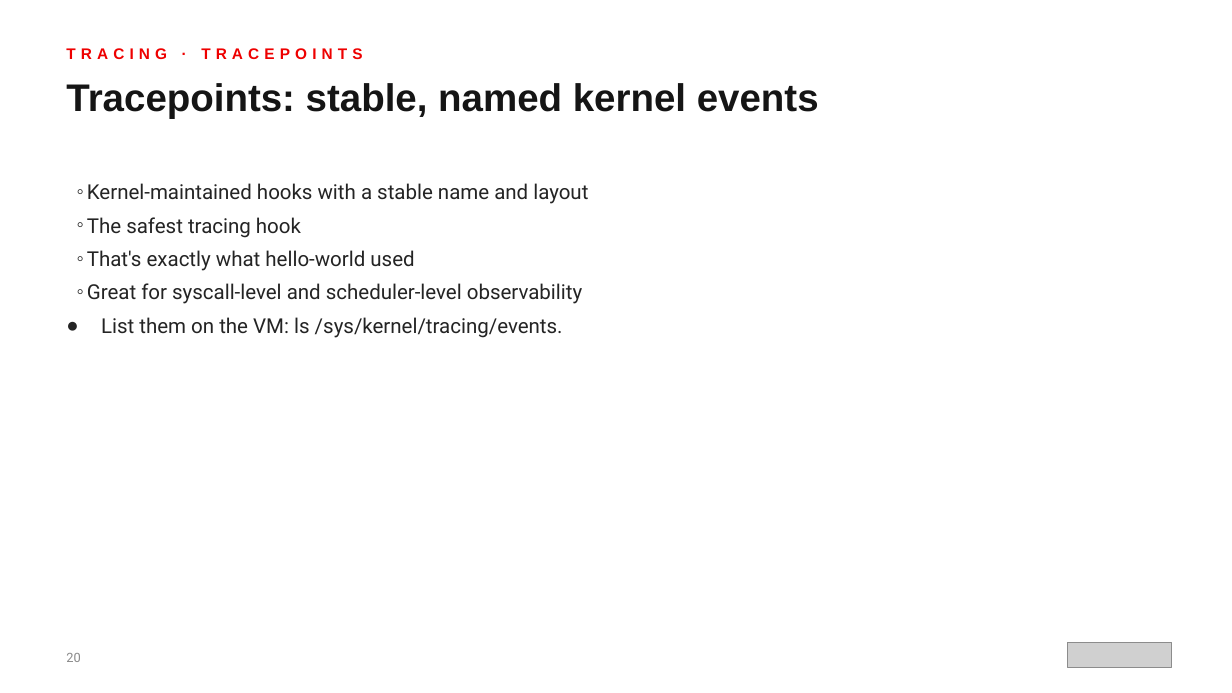
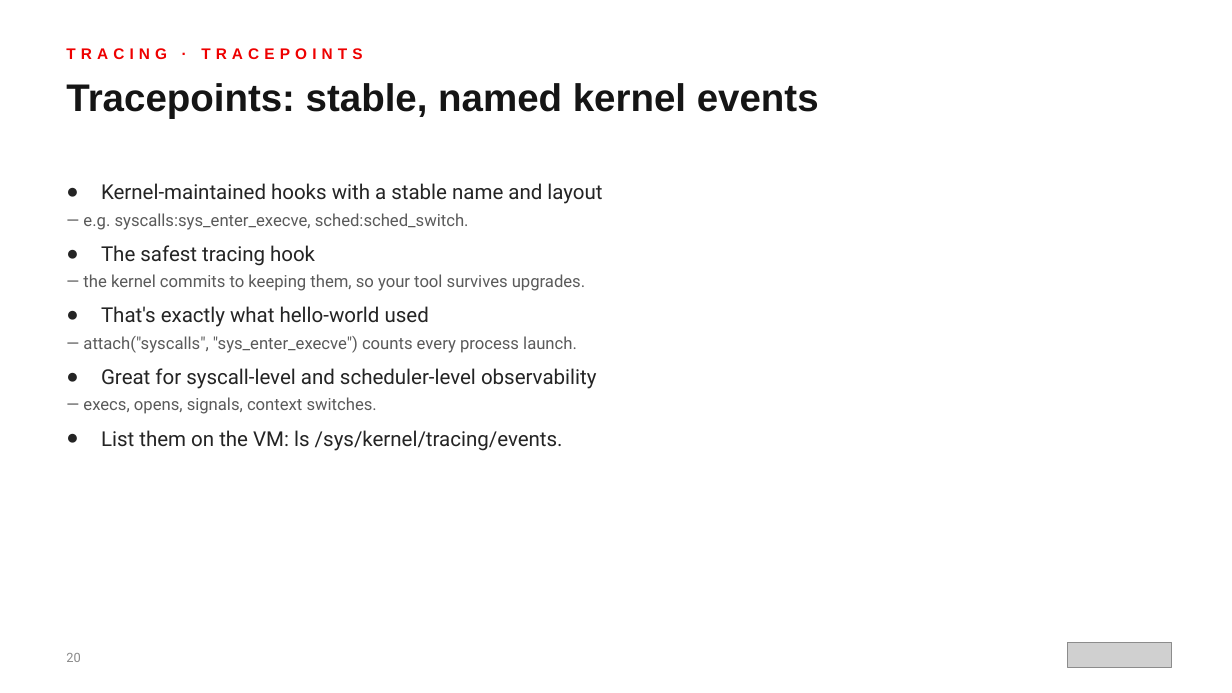
Before and after one commit to patterncatalyst/ebpf-with-aya, a slide deck: slide 20 of presentation/ebpf-aya-101-r01.0.pptx. Drawn at 1232x693 pixels with LibreOffice and Linux fonts; fonts in the diff are those of the drawing; grey boxes stand for pictures. Boxes give left, top, right and bottom in pixels: in the first picture for what was removed or moved away, otherwise in the second. Text is boxed around its words. In the diff, an @@ line names an element or a change of style, - is before the commit and + after.

```diff
--- a/presentation/ebpf-aya-101-r01.0.pptx
+++ b/presentation/ebpf-aya-101-r01.0.pptx
@@ text at bbox=[101, 183, 602, 389]: bullet ◦ to ●; list level 2 to 1 in "Kernel-maintained hooks with a stable ..."; list level 2 to 1 in "The safest tracing hook"; list level 2 to 1 in "That's exactly what hello-world used"; list level 2 to 1 in "Great for syscall-level and scheduler-level ..." @@
@@ text at bbox=[83, 213, 469, 230]: paragraph added @@
+  — e.g. syscalls:sys_enter_execve, sched:sched_switch.
@@ text at bbox=[83, 274, 585, 291]: paragraph added @@
+  — the kernel commits to keeping them, so your tool survives upgrades.
@@ text at bbox=[83, 336, 577, 353]: paragraph added @@
+  — attach("syscalls", "sys_enter_execve") counts every process launch.
@@ text at bbox=[83, 397, 377, 414]: paragraph added @@
+  — execs, opens, signals, context switches.
```
Also in this commit, not shown: 10 other slides changed, 25 other files.
